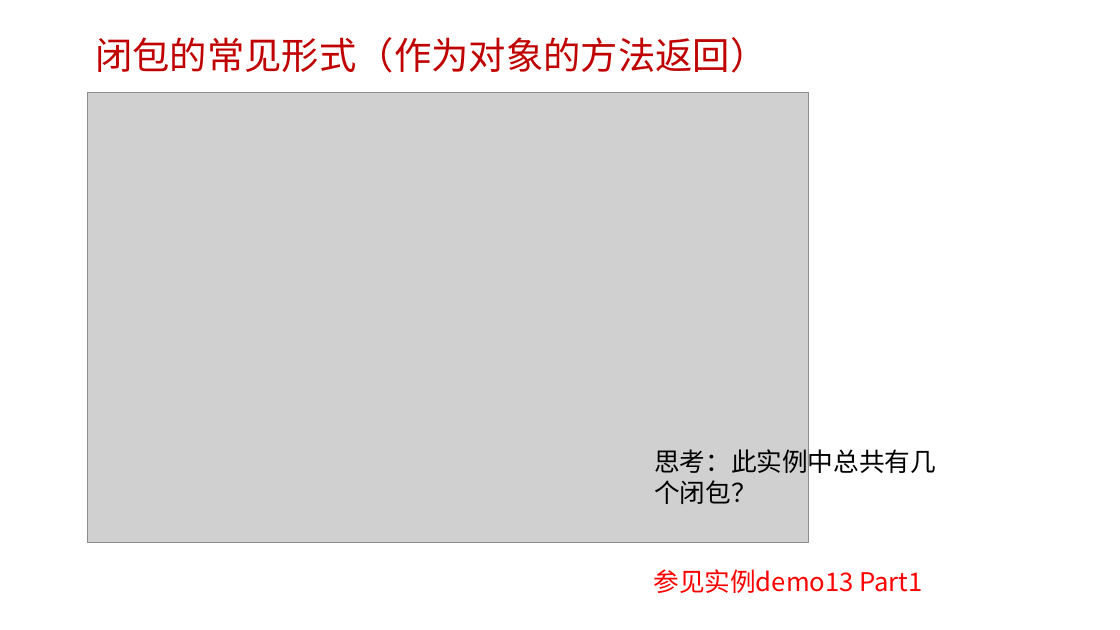
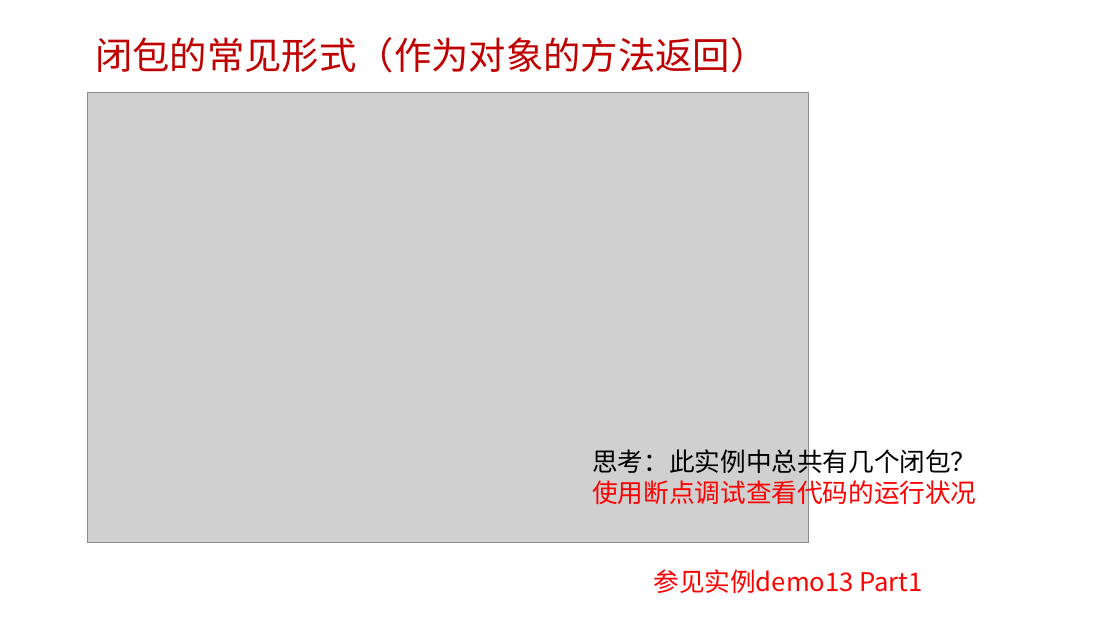
Before and after one commit to edu2act/course-javascript-advanced, a slide deck: slide 38 of 课程PPT/05.JavaScript函数进阶二.pptx. Drawn at 1120x630 pixels with LibreOffice and Linux fonts; fonts in the diff are those of the drawing; grey boxes stand for pictures; background and template pictures are left out. Boxes give left, top, right and bottom in pixels: in the first picture for what was removed or moved away, otherwise in the second. Text is boxed around its words. In the diff, an @@ line names an element or a change of style, - is before the commit and + after.

```diff
--- a/课程PPT/05.JavaScript函数进阶二.pptx
+++ b/课程PPT/05.JavaScript函数进阶二.pptx
@@ text "思考：此实例中总共有几个闭包？": place and size @@
-text "思考：此实例中总共有几个闭包？" at box(654, 444, 936, 504)
+text "思考：此实例中总共有几个闭包？" at box(592, 444, 976, 508)
@@ text at box(592, 475, 976, 508): paragraph added @@
+使用断点调试查看代码的运行状况
```
Also in this commit, not shown: 7 other slides changed, 5 other files.
